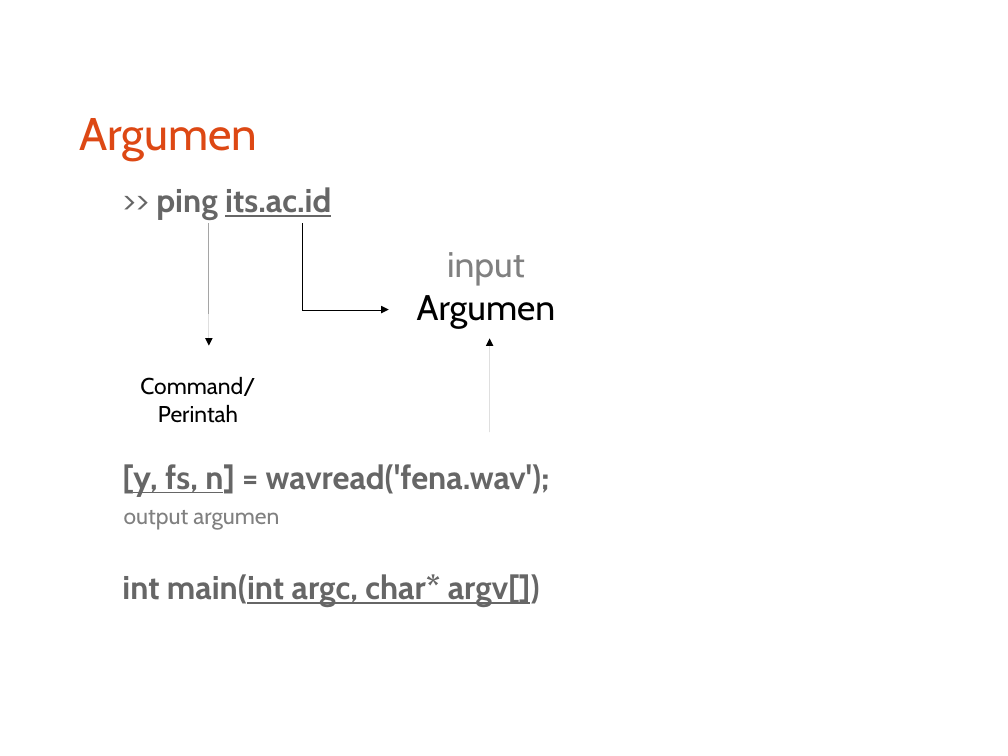
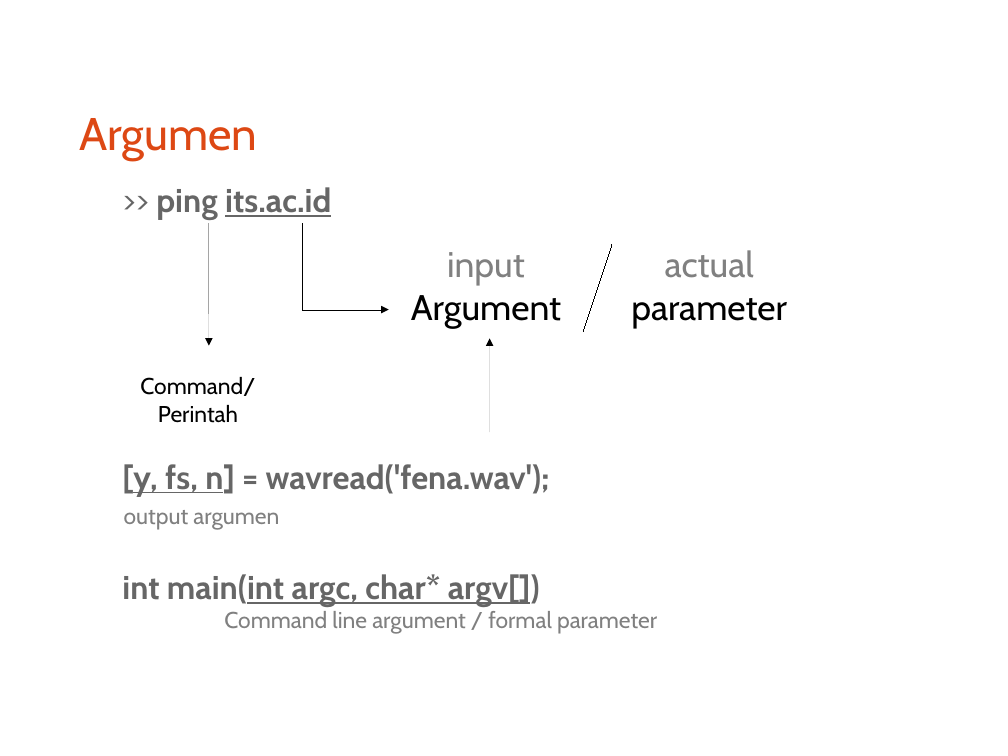
Before and after one commit to bagustris/prokom-tf, a slide deck: slide 3 of prokom4.odp. Drawn at 1008x756 pixels with LibreOffice and Linux fonts; fonts in the diff are those of the drawing. Boxes give left, top, right and bottom in pixels: in the first picture for what was removed or moved away, otherwise in the second. Text is boxed around its words. In the diff, an @@ line names an element or a change of style, - is before the commit and + after.

```diff
--- a/prokom4.odp
+++ b/prokom4.odp
@@ line added from (612, 245) to (584, 331), #000000 0 pt @@
@@ text added at [631,250,787,328], 28 pt, text #000000 @@
+actual
+parameter
@@ text at [411,295,561,328]: text changed @@
-Argumen
+Argument
@@ text added at [224,611,657,634], 18 pt, text #808080 @@
+Command line argument / formal parameter
```
Also in this commit, not shown: 12 other slides changed, 1 slide removed, 37 other files.
